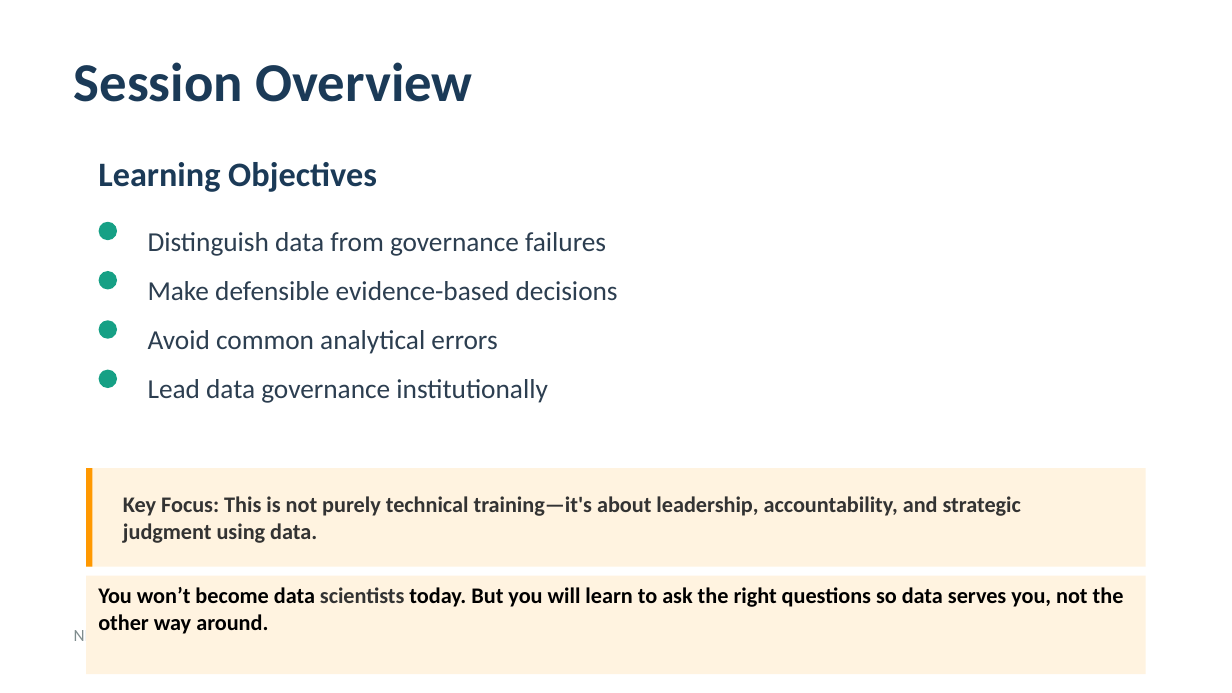
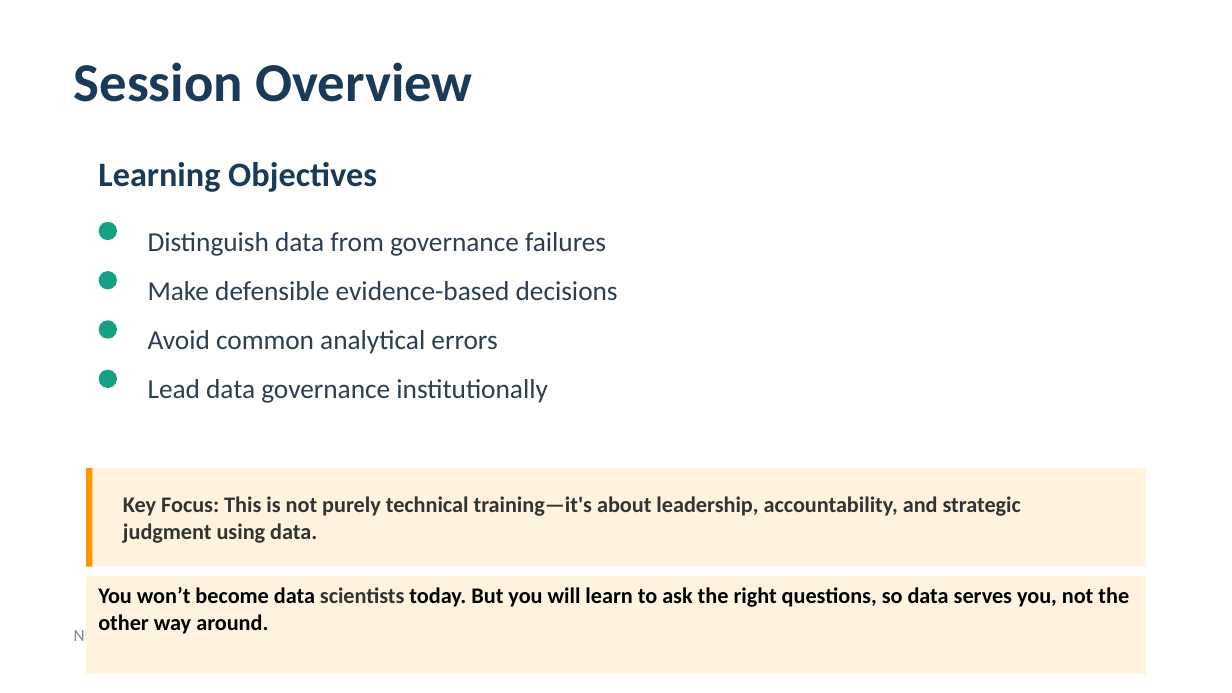
Before and after one commit to Zahedasghar/nipa, a slide deck: slide 2 of Data_Analytics_Training_Comprehensive.pptx. Drawn at 1232x693 pixels with LibreOffice and Linux fonts; fonts in the diff are those of the drawing. Boxes give left, top, right and bottom in pixels: in the first picture for what was removed or moved away, otherwise in the second. Text is boxed around its words. In the diff, an @@ line names an element or a change of style, - is before the commit and + after.

Commit message:
Add data analytics training materials, prompts collection, and Excel AI exercises

```diff
--- a/Data_Analytics_Training_Comprehensive.pptx
+++ b/Data_Analytics_Training_Comprehensive.pptx
@@ text in rectangle at [98, 587, 1129, 634]: text changed @@
-You won’t become data scientists today. But you will learn to ask the right questions so data serves you, not the other way around.
+You won’t become data scientists today. But you will learn to ask the right questions, so data serves you, not the other way around.
```
Also in this commit, not shown: 3 other slides changed.
